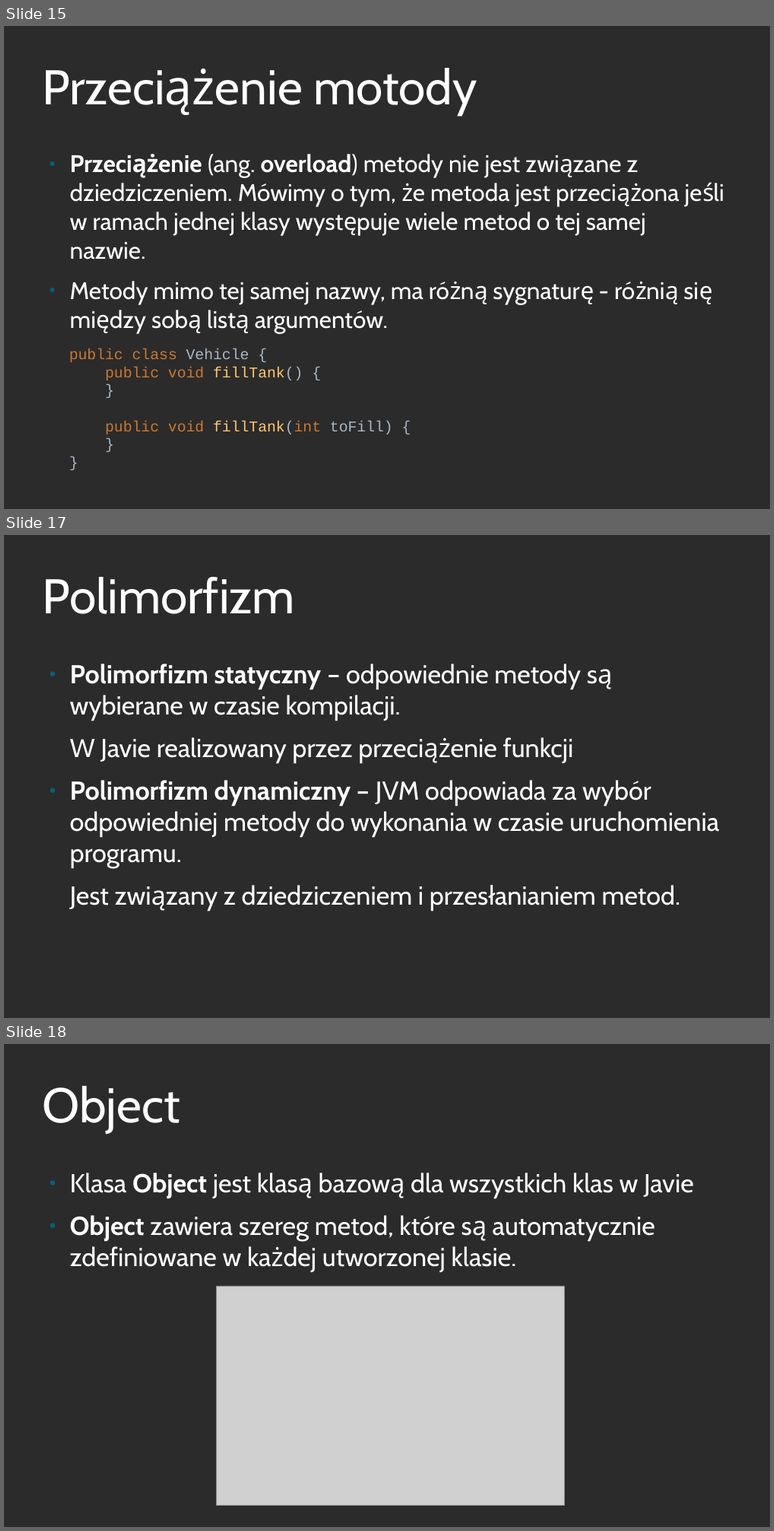
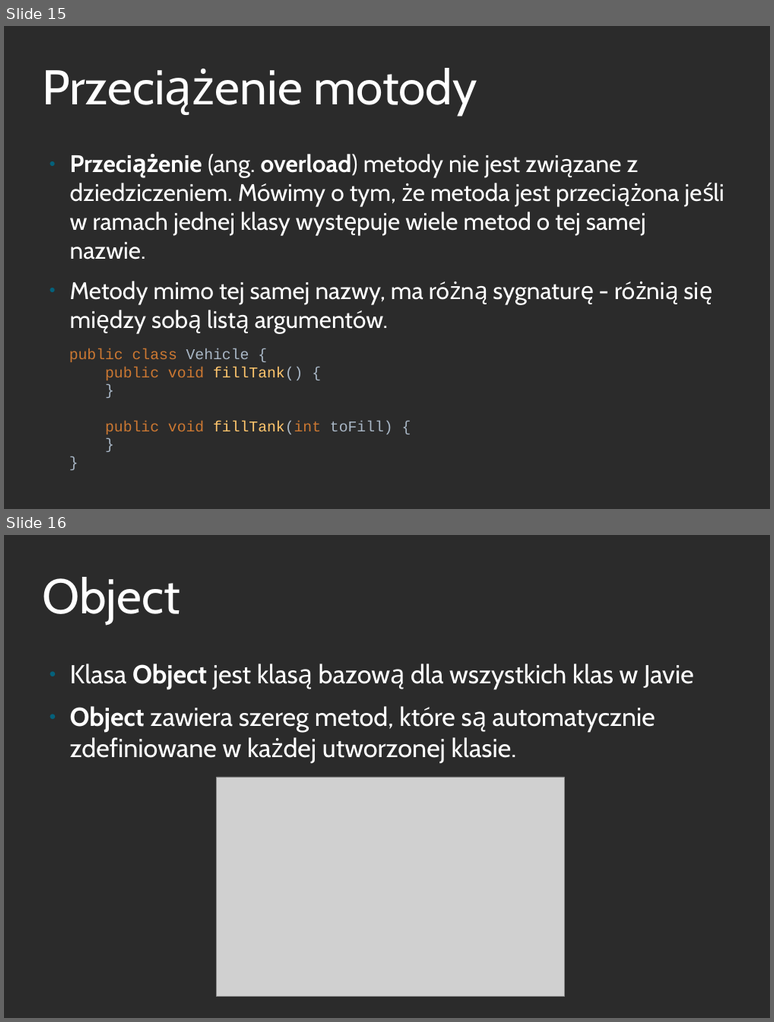
Before and after one commit to mdzidko/java-kurs, a slide deck: prezentacje/java_3.odp. Shown one above the other, each under a label of ours: slides 15, 17 and 18 before the commit, slides 15 and 16 after it; the slides between them are not shown. The pictures are 774x1531 and 774x1022 pixels, drawn with LibreOffice and Linux fonts; fonts in the diff are those of the drawing; grey boxes stand for pictures; background and template pictures are left out; a plain dark background stands for a picture behind light text. Boxes give left, top, right and bottom in pixels: in the first picture for what was removed or moved away, otherwise in the second. Text is boxed around its words. In the diff, an @@ line names an element or a change of style, - is before the commit and + after.

```diff
--- a/prezentacje/java_3.odp
+++ b/prezentacje/java_3.odp
@@ slide 17 removed at [4,535,770,1018], background picture (left out) @@
@@ title removed at [42,577,295,614] @@
-Polimorfizm
@@ text removed at [70,663,719,909] @@
-● Polimorfizm statyczny – odpowiednie metody są wybierane w czasie kompilacji.
-W Javie realizowany przez przeciążenie funkcji
-● Polimorfizm dynamiczny – JVM odpowiada za wybór odpowiedniej metody do wykonania w czasie uruchomienia programu.
-Jest związany z dziedziczeniem i przesłanianiem metod.
@@ what was slide 18 is now slide 16 @@
```
Also in this commit, not shown: 2 slides changed, 2 other slides removed, 17 other files.
